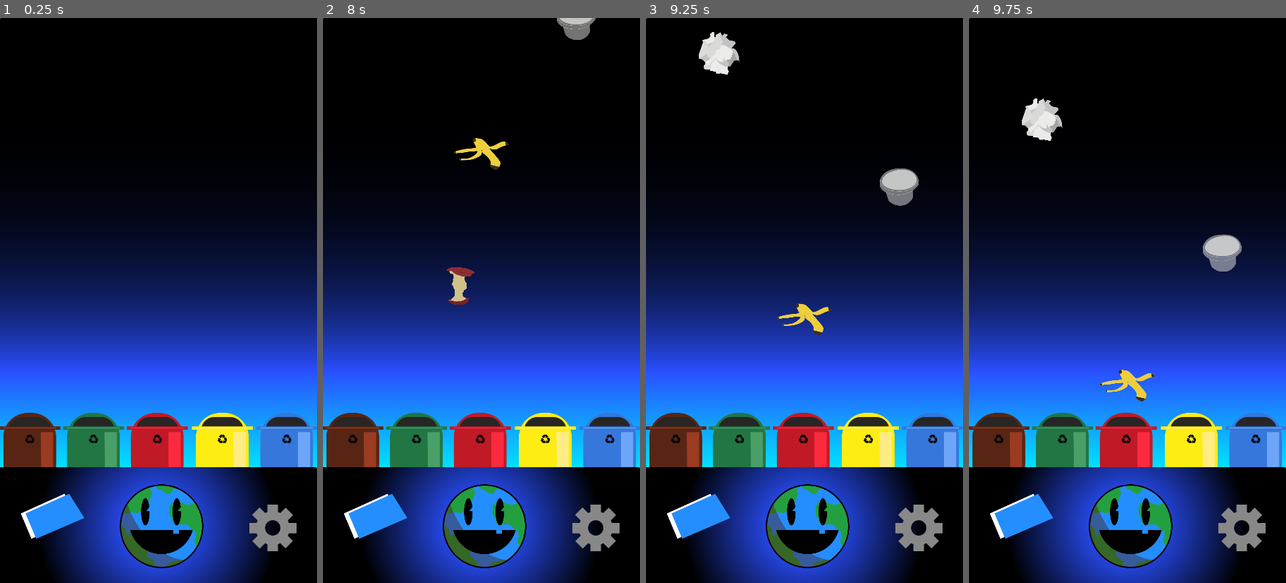
Above: before the commit, frames 1-4 (left to right).
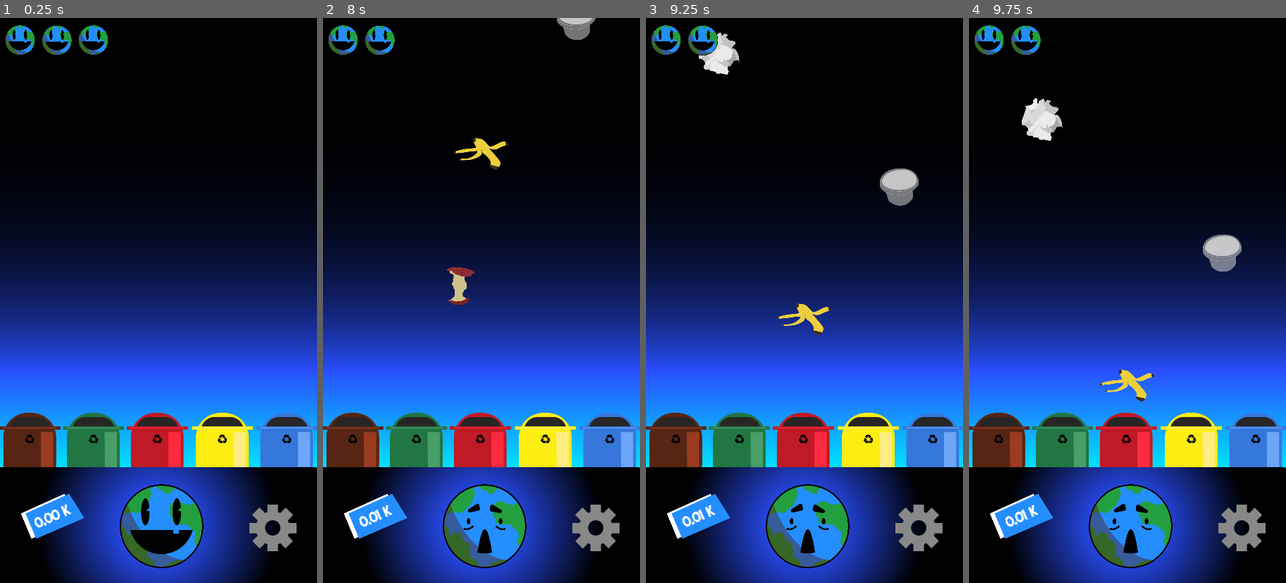
Above: after the commit, the same moments.

Repository: JuniorC07/the-lixious
Game: Godot game, scene res://scenes/main.tscn
The game is run twice, just before and just after one commit, with the same random seed, the same clock (stepped at 60 frames per second) and the same inputs.
Inputs:
- Up to frame 1 (0.25 s): no input
- Up to frame 2 (8 s): tap Enter at 0.5 s
- Up to frame 3 (9.25 s): no input
- Up to frame 4 (9.75 s): no input

The runs differ from the first frame. In frame 1, 1.0% of the frame differs, in the area x 0-34%, y 0-91%; in frame 2, 1.4%; in frame 3, 1.5%, in the area x 0-61%, y 0-95%; in frame 4, 1.4%.

Commit message:
feat(main): Added points/lifes logic

Diff:
--- a/scenes/main.tscn
+++ b/scenes/main.tscn
@@ -10,6 +10,7 @@
 [ext_resource path="res://assets/sprites/dumpsters/paper.png" type="Texture" id=8]
 [ext_resource path="res://assets/sprites/stages/config.png" type="Texture" id=9]
 [ext_resource path="res://assets/sprites/planets/happy.png" type="Texture" id=10]
+[ext_resource path="res://assets/fonts/LemonMilklight.otf" type="DynamicFontData" id=11]
 
 [sub_resource type="GDScript" id=1]
 script/source = "extends Node
@@ -32,6 +33,14 @@
 const planet_worried = preload(\"res://assets/sprites/planets/worried.png\")
 const planet_sad = preload(\"res://assets/sprites/planets/sad.png\")
 const planet_dead = preload(\"res://assets/sprites/planets/dead.png\")
+
+onready var planet_sprite = get_node(\"planet/planet\");
+
+onready var label_points = get_node(\"bar/points\");
+
+onready var lifeOne = get_node(\"bar/lifeOne\");
+onready var lifeTwo = get_node(\"bar/lifeTwo\");
+onready var lifeThree = get_node(\"bar/lifeThree\");
 
 const trashs = [
 	new_soda, new_bottle, new_paper,
@@ -39,6 +48,36 @@
 	new_snack, new_bag, new_bowl, new_glass
 ];
 
+const humor_planet = [planet_worried, planet_sad, planet_dead];
+
+var points = 0.0;
+var points_missed = 1;
+
+
+func kill_planet():
+	if points_missed == 5:
+		planet_sprite.set_texture(planet_worried);
+		lifeThree.hide()
+	elif points_missed == 10:
+		planet_sprite.set_texture(planet_sad);
+		lifeTwo.hide()
+	elif points_missed == 15:
+		planet_sprite.set_texture(planet_dead);
+		lifeOne.hide()
+		print('Game Over');
+	pass
+
+func hit():
+	points = points+10;
+	label_points.set_text(String(points/1000)+\" K\")
+	pass
+
+func miss():
+	points_missed = points_missed+1;
+	if points_missed % 5 == 0:
+		kill_planet()
+	pass
+
 func _ready():
 	pass
 
@@ -59,30 +98,40 @@
 
 func _on_plasticTrash_area_entered(area):
 	if area.name.ends_with('Plastic'):
-		print('Plastic')
+		hit()
+	else:
+		miss()
 	pass
 
 func _on_metalTrash_area_entered(area):
 	if area.name.ends_with('Metal'):
-		print('Metal')
+		hit()
+	else:
+		miss()
 	pass
 
 
 func _on_paperTrash_area_entered(area):
 	if area.name.ends_with('Paper'):
-		print('Paper')
+		hit()
+	else:
+		miss()
 	pass
 
 
 func _on_glassTrash_area_entered(area):
 	if area.name.ends_with('Glass'):
-		print('Glass')
+		hit()
+	else:
+		miss()
 	pass
 
 
 func _on_organicTrash_area_entered(area):
 	if area.name.ends_with('Organic'):
-		print('Organic')
+		hit()
+	else:
+		miss()
 	pass
 "
 
@@ -90,6 +139,11 @@
 radius = 69.496
 height = 128.521
 
+[sub_resource type="DynamicFont" id=3]
+size = 31
+outline_size = 1
+font_data = ExtResource( 11 )
+
 [node name="main" type="Node"]
 script = SubResource( 1 )
 
@@ -97,9 +151,12 @@
 editor/display_folded = true
 
 [node name="main" type="Sprite" parent="backgrounds"]
-position = Vector2( 361.323, 511.75 )
+position = Vector2( 360.42, 511.555 )
 scale = Vector2( 0.768741, 0.679974 )
 texture = ExtResource( 1 )
+__meta__ = {
+"_edit_lock_": true
+}
 
 [node name="planet" type="Sprite" parent="backgrounds"]
 position = Vector2( 357.946, 1152.27 )
@@ -114,7 +171,6 @@
 texture = ExtResource( 3 )
 
 [node name="dumpsters" type="Node" parent="."]
-editor/display_folded = true
 
 [node name="organicTrash" type="Node2D" parent="dumpsters"]
 editor/display_folded = true
@@ -131,7 +187,6 @@
 shape = SubResource( 2 )
 
 [node name="glassTrash" type="Node2D" parent="dumpsters"]
-editor/display_folded = true
 
 [node name="glass" type="Sprite" parent="dumpsters/glassTrash"]
 position = Vector2( 212.291, 980 )
@@ -202,12 +257,49 @@
 texture = ExtResource( 9 )
 
 [node name="planet" type="Node2D" parent="."]
+editor/display_folded = true
 
 [node name="planet" type="Sprite" parent="planet"]
 position = Vector2( 367.03, 1151.44 )
 scale = Vector2( 0.55, 0.55 )
 z_index = 2
 texture = ExtResource( 10 )
+
+[node name="bar" type="Node2D" parent="."]
+editor/display_folded = true
+z_index = 2
+
+[node name="lifeOne" type="Sprite" parent="bar"]
+position = Vector2( 45.658, 50 )
+scale = Vector2( 0.2, 0.2 )
+z_index = 1
+texture = ExtResource( 10 )
+
+[node name="lifeTwo" type="Sprite" parent="bar"]
+position = Vector2( 250.519, 94.5125 )
+scale = Vector2( 0.2, 0.2 )
+z_index = 1
+texture = ExtResource( 10 )
+offset = Vector2( -606.383, -220 )
+
+[node name="lifeThree" type="Sprite" parent="bar"]
+position = Vector2( 212.043, 50 )
+scale = Vector2( 0.2, 0.2 )
+z_index = 1
+texture = ExtResource( 10 )
+
+[node name="points" type="Label" parent="bar"]
+anchor_right = 0.65
+margin_left = 63.5161
+margin_top = 1126.71
+margin_right = 163.516
+margin_bottom = 1174.71
+rect_rotation = -23.74
+custom_fonts/font = SubResource( 3 )
+text = "0.00 K"
+align = 1
+valign = 1
+autowrap = true
 [connection signal="area_entered" from="dumpsters/organicTrash/organicTrash" to="." method="_on_organicTrash_area_entered"]
 [connection signal="area_entered" from="dumpsters/glassTrash/glassTrash" to="." method="_on_glassTrash_area_entered"]
 [connection signal="area_entered" from="dumpsters/plasticTrash/plasticTrash" to="." method="_on_plasticTrash_area_entered"]
Binary file added: assets/fonts/LemonMilklight.otf
Binary file added: assets/fonts/Modern Machine.ttf
Binary file added: assets/sprites/menus/backLifes.jpg
Not shown, added: assets/sprites/menus/backLifes.jpg.import
Not shown: 1 places in scenes/main.tscn that only renumber resources
